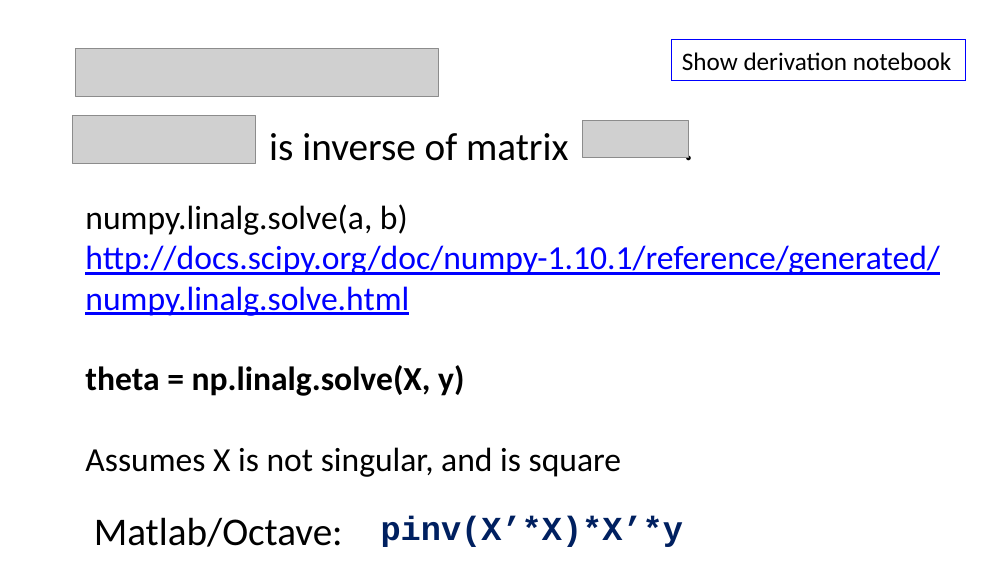
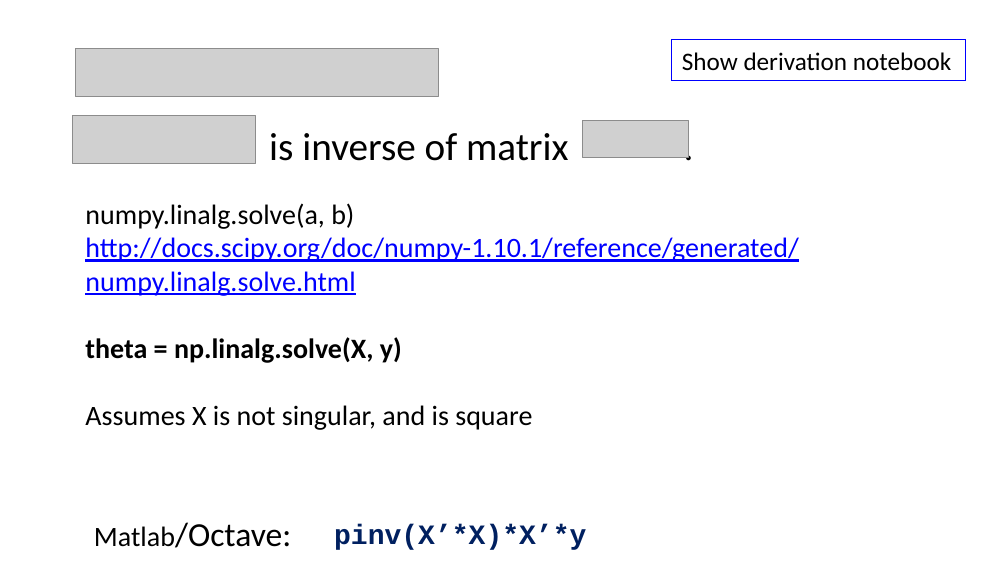
Before and after one commit to gagandaroach/DataScienceIntro, a slide deck: slide 43 of slides/08_linear_regression.pptx (slide 42 before the commit). Drawn at 1008x567 pixels with LibreOffice and Linux fonts; fonts in the diff are those of the drawing; grey boxes stand for pictures. Boxes give left, top, right and bottom in pixels: in the first picture for what was removed or moved away, otherwise in the second. Text is boxed around its words. In the diff, an @@ line names an element or a change of style, - is before the commit and + after.

```diff
--- a/slides/08_linear_regression.pptx
+++ b/slides/08_linear_regression.pptx
@@ text "numpy.linalg.solve(a, b)" at <box>85,203,798,430</box>: size 24 to 20 pt @@
@@ text "Matlab/Octave:" at <box>94,522,291,548</box>: size 28 to 20 pt, size 28 to 24 pt in "Matlab/Octave:" @@
@@ text "pinv(X’*X)*X’*y" at <box>334,524,586,550</box>: size 24 to 20 pt @@
@@ text "pinv(X’*X)*X’*y": place and size @@
-text "pinv(X’*X)*X’*y" at <box>381,515,684,547</box>
+text "pinv(X’*X)*X’*y" at <box>334,524,586,550</box>
```
Also in this commit, not shown: 4 other slides changed, 2 slides added, 15 other files.
